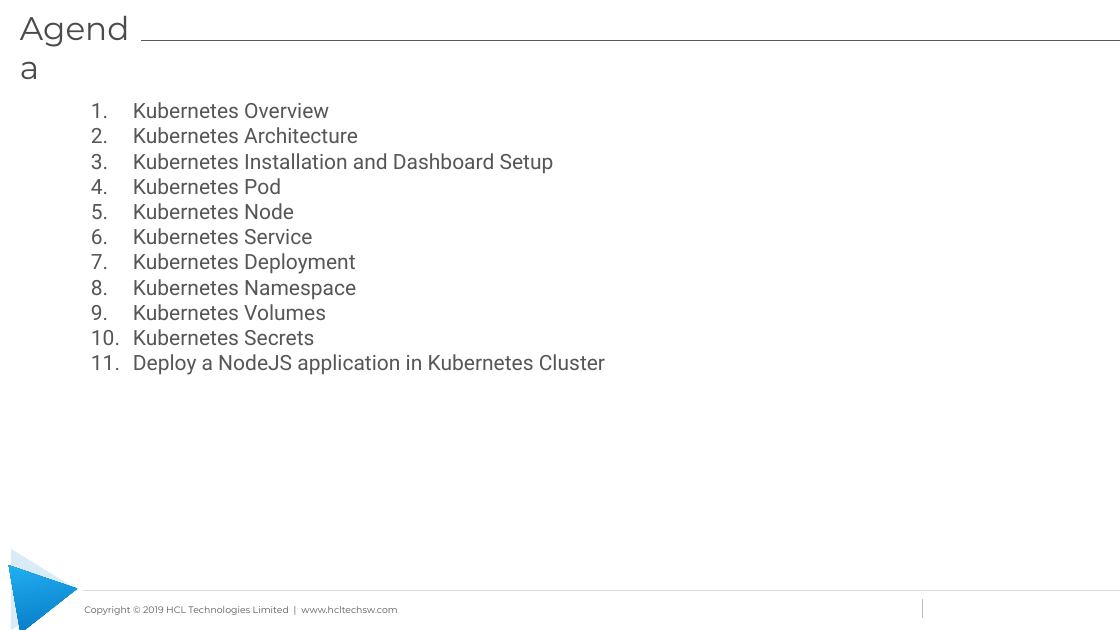
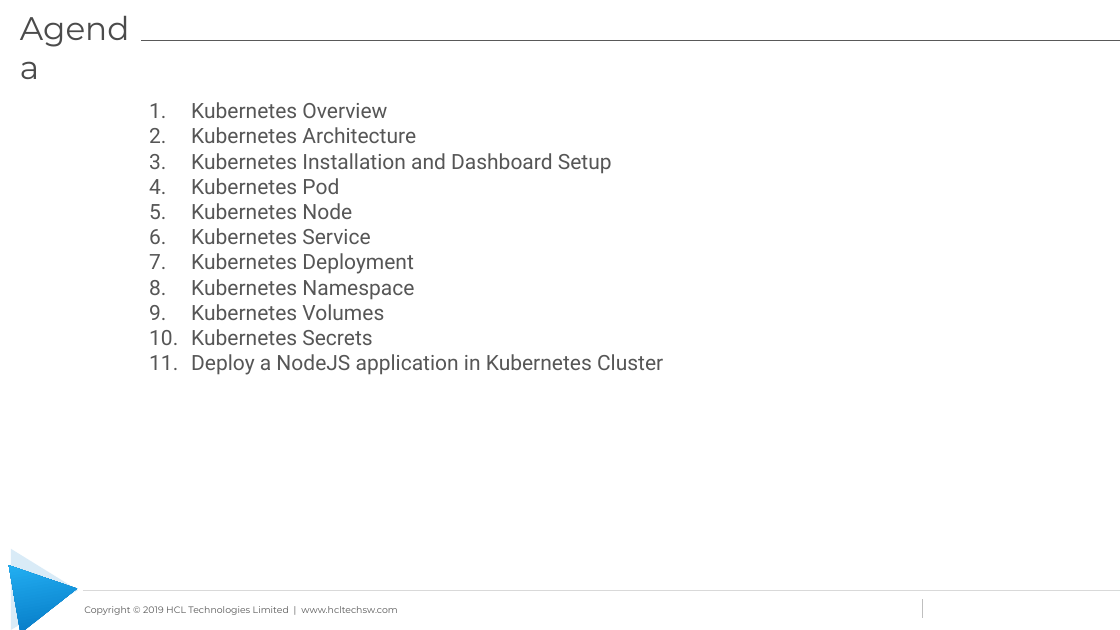
Before and after one commit to learning-zone/docker-and-kubernetes-basics, a slide deck: slide 2 of kubernetes-workshop-files/Kubernetes_Workshop.pptx. Drawn at 1120x630 pixels with LibreOffice and Linux fonts; fonts in the diff are those of the drawing; background and template pictures are left out. Boxes give left, top, right and bottom in pixels: in the first picture for what was removed or moved away, otherwise in the second. Text is boxed around its words. In the diff, an @@ line names an element or a change of style, - is before the commit and + after.

```diff
--- a/kubernetes-workshop-files/Kubernetes_Workshop.pptx
+++ b/kubernetes-workshop-files/Kubernetes_Workshop.pptx
@@ text "Kubernetes Overview": place and size @@
-text "Kubernetes Overview" at (133, 102, 605, 375)
+text "Kubernetes Overview" at (191, 102, 663, 375)
```
Also in this commit, not shown: 8 other slides changed, 4 slides added.
